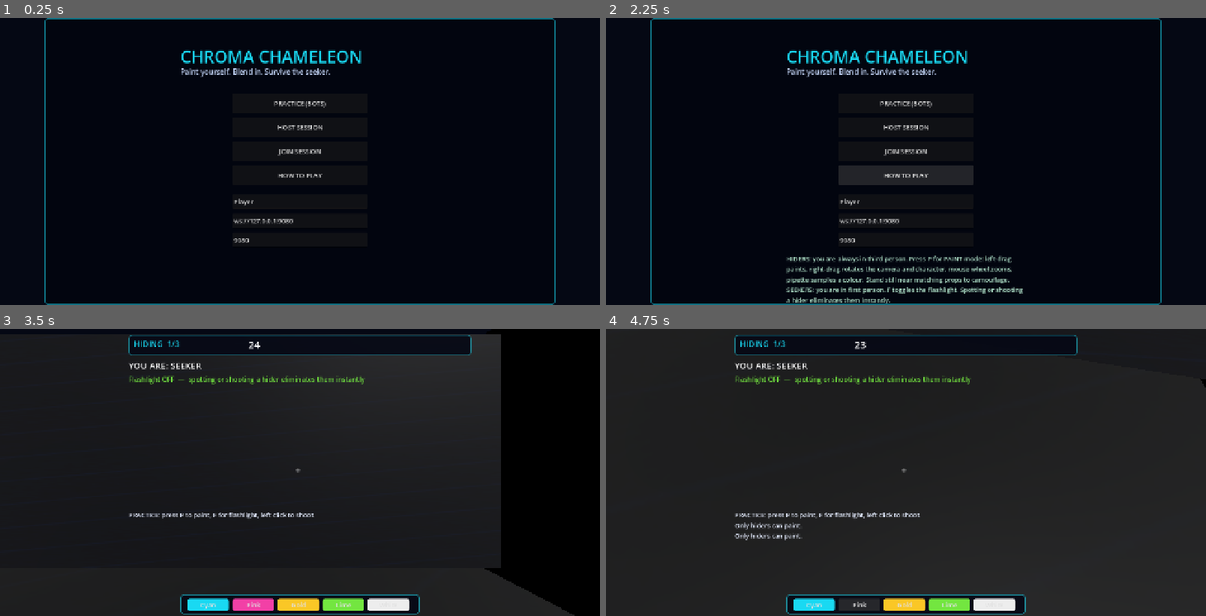
Above: before the commit, frames 1-4 (two rows, left to right).
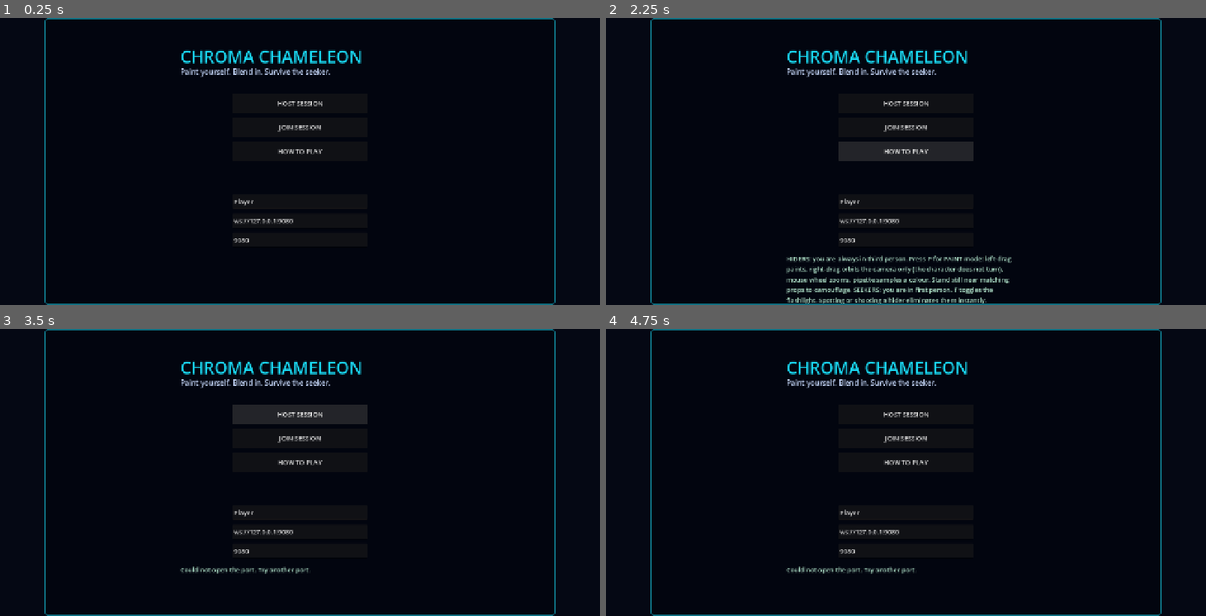
Above: after the commit, the same moments.

Repository: peakbuild112000/Project2
Game: Godot game, scene res://scenes/Main.tscn
Same seed, same stepped clock (60 frames per second), same inputs: the game is played once before the commit and once after it.
Inputs (mouse positions are in pixels of both pictures, inside the frame that each line leads up to):
- Up to frame 1 (0.25 s): no input
- Up to frame 2 (2.25 s): click "HOST SESSION" at 0.5 s; click "JOIN SESSION" at 1.25 s; click "HOW TO PLAY" at 2 s
- Up to frame 3 (3.5 s): click (300, 415) at 2.75 s, where only the run before the commit has a clickable "PRACTICE (BOTS)"
- Up to frame 4 (4.75 s): click (816, 604) at 3.5 s, where only the run before the commit has a clickable "Cyan"; click (858, 604) at 4.25 s, where only the run before the commit has a clickable "Pink"

The runs differ from the first frame. In frame 1, 0.4% of the frame differs, in the area x 45-55%, y 28-56%; in frame 2, 3.4%; in frame 3, 36%; in frame 4, 85%, in the area x 0-100%, y 0-100%.

Commit message:
Orbit camera without turning avatar and remove all bots

Diff:
--- a/scripts/Game.gd
+++ b/scripts/Game.gd
@@ -1,5 +1,5 @@
 extends Node
-## Main controller: menus, local input, bots, authoritative match and networking.
+## Main controller: menus, local input, authoritative match and networking.
 
 const World = preload("res://scripts/World.gd")
 const MatchLogic = preload("res://scripts/Match.gd")
@@ -19,7 +19,7 @@
 var flashlight: SpotLight3D
 var audio: AudioStreamPlayer
 
-var mode := "offline" # offline | host | client
+var mode := "menu" # menu | host | client
 var is_host := true
 var local_id := 1
 var running := false
@@ -45,6 +45,8 @@
 var _paint_hold := false
 var _orbit_hold := false
 var paint_zoom := 3.6
+var _orbit_yaw := 0.0
+var _orbit_pitch := 0.0
 var _shoot_cooldown := 0.0
 
 func _ready() -> void:
@@ -93,9 +95,7 @@
 	set_process(true)
 
 	var args: Array = OS.get_cmdline_user_args()
-	if args.has("--auto-practice"):
-		call_deferred("start_offline")
-	elif args.has("--auto-host"):
+	if args.has("--auto-host"):
 		call_deferred("start_host")
 		if args.has("--auto-start"):
 			call_deferred("_begin_host_match")
@@ -112,10 +112,9 @@
 
 func _on_ui(action: String, value: int) -> void:
 	match action:
-		"practice": start_offline()
 		"host": start_host()
 		"join": start_client()
-		"help": hud.set_menu_info("HIDERS: you are always in third person. Press P for PAINT mode: left-drag paints, right-drag rotates the camera and character, mouse wheel zooms, pipette samples a c …(171 unchanged characters)…
+		"help": hud.set_menu_info("HIDERS: you are always in third person. Press P for PAINT mode: left-drag paints, right-drag orbits the camera only (the character does not turn), mouse wheel zooms, pipette samples a c …(171 unchanged characters)…
 		"paint": try_preset_paint(value)
 		"pipette": _toggle_pipette()
 		"leave": leave_match()
@@ -176,7 +175,7 @@
 	world.build(scene_root, map)
 	map_index = map
 
-func _create_player(id: int, pname: String, is_bot: bool) -> void:
+func _create_player(id: int, pname: String) -> void:
 	if players.has(id):
 		return
 	var body := CharacterBody3D.new()
@@ -195,8 +194,7 @@
 	players[id] = {
 		"id": id, "name": pname, "x": body.position.x, "y": body.position.y,
 		"z": body.position.z, "yaw": 0.0, "color": Color.WHITE, "flash": false,
-		"camo": 0.0, "seen": false, "was_seen": false, "found": false, "bot": is_bot,
-		"bot_target": null,
+		"camo": 0.0, "seen": false, "was_seen": false, "found": false,
 		"input": {"fw": 0.0, "sd": 0.0, "sprint": false, "jump": false},
 	}
 
@@ -204,25 +202,6 @@
 	Input.set_mouse_mode(Input.MOUSE_MODE_CAPTURED)
 	palette_open = false
 	paused = false
-
-func start_offline() -> void:
-	_cleanup_match()
-	mode = "offline"
-	is_host = true
-	local_id = 1
-	running = true
-	logic = MatchLogic.new()
-	logic.setup([1, 2, 3, 4], 0)
-	_setup_world(0)
-	_create_player(1, hud.player_name(), false)
-	_create_player(2, "Bot Ada", true)
-	_create_player(3, "Bot Bix", true)
-	_create_player(4, "Bot Cy", true)
-	logic.start_round()
-	_after_new_round()
-	hud.show_game()
-	hud.log_line("PRACTICE: press P to paint, F for flashlight, left click to shoot.")
-	_capture()
 
 func start_host() -> void:
 	_cleanup_match()
@@ -240,8 +219,8 @@
 	logic = MatchLogic.new()
 	logic.setup([1], 0)
 	_setup_world(0)
-	_create_player(1, hud.player_name(), false)
-	hud.show_lobby("HOSTING on port %d.\nClients join with ws://<your-ip>:%d\nPress ENTER when everyone is in.\nBots fill empty slots." % [hud.host_port(), hud.host_port()])
+	_create_player(1, hud.player_name())
+	hud.show_lobby("HOSTING on port %d.\nClients join with ws://<your-ip>:%d\nAt least 2 real players are needed.\nPress ENTER when everyone is in." % [hud.host_port(), hud.host_port()])
 
 func _on_connection_state(ok: bool, detail: String) -> void:
 	print("NET: %s - %s" % [str(ok), detail])
@@ -253,10 +232,13 @@
 
 func _on_peer_connected(id: int) -> void:
 	print("PEER CONNECTED: %d" % id)
-	_create_player(id, "Guest %d" % id, false)
+	_create_player(id, "Guest %d" % id)
 	if not logic.ids.has(id):
 		logic.ids.append(id)
-	hud.set_menu_info("Player %d joined. %d connected. Press ENTER to start." % [id, logic.ids.size()])
+	if logic.ids.size() >= 2:
+		hud.set_menu_info("Player %d joined. %d connected. Press ENTER to start." % [id, logic.ids.size()])
+	else:
+		hud.set_menu_info("Player %d joined. Need 1 more real player." % id)
 	if running and logic != null:
 		_send_welcome(id)
 
@@ -274,10 +256,9 @@
 func _begin_host_match() -> void:
 	if logic == null or running:
 		return
-	while logic.ids.size() < 3:
-		var bid: int = 100 + logic.ids.size()
-		logic.ids.append(bid)
-		_create_player(bid, "Bot %d" % bid, true)
+	if logic.ids.size() < 2:
+		hud.set_menu_info("Need at least 2 real players. Wait for another player to join.")
+		return
 	logic.map_index = 0
 	logic.setup(logic.ids.duplicate(), 0)
 	for id in logic.ids:
@@ -371,7 +352,7 @@
 			_setup_world(m)
 			for raw in ids_raw:
 				var pid := int(raw)
-				_create_player(pid, str(names_raw.get(str(pid), "Player")), false)
+				_create_player(pid, str(names_raw.get(str(pid), "Player")))
 			running = true
 			print("WELCOME: id=%d players=%d map=%d" % [local_id, players.size(), m])
 			logic = MatchLogic.new()
@@ -415,7 +396,7 @@
 		if pid < 0:
 			continue
 		if not players.has(pid):
-			_create_player(pid, str(pd.get("n", "Player")), false)
+			_create_player(pid, str(pd.get("n", "Player")))
 		var st: Dictionary = players[pid]
 		st.name = str(pd.get("n", st.name))
 		st.x = float(pd.get("x", st.x))
@@ -544,7 +525,7 @@
 	else:
 		Net.send_to_host({"t": "paint_fill", "c": c.to_html(false)})
 	_play("paint")
-	hud.log_line("Couleur: %s" % Core.COLOR_NAMES[idx])
+	hud.log_line("Colour: %s" % Core.COLOR_NAMES[idx])
 
 func _set_paint_mode(on: bool) -> void:
 	if not running:
@@ -555,6 +536,9 @@
 	paint_mode = on
 	_paint_hold = false
 	_orbit_hold = false
+	if on:
+		_orbit_yaw = _yaw
+		_orbit_pitch = _pitch
 	hud.set_paint_mode(on)
 	if views.has(local_id):
 		views[local_id].avatar.node.visible = _role_of(local_id) == "HIDER"
@@ -695,52 +679,6 @@
 		if logic.phase == "round_end":
 			_on_phase_change("round_end")
 
-func _bot_input(st: Dictionary, delta: float) -> Dictionary:
-	var inp := {"fw": 0.0, "sd": 0.0, "sprint": false, "jump": false}
-	var here := Vector3(st.x, 0, st.z)
-	if _role_of(st.id) == "SEEKER":
-		var target := -1
-		var best := 1.0e9
-		for id in players:
-			if id == st.id or logic.found.get(id, false):
-				continue
-			var other: Dictionary = players[id]
-			var d := here.distance_to(Vector3(other.x, 0, other.z))
-			if d < best:
-				best = d
-				target = id
-		if target >= 0:
-			var t: Dictionary = players[target]
-			var to := Vector3(t.x, 0, t.z) - here
-			var want: float = atan2(-to.x, -to.z)
-			st.yaw = lerp_angle(st.yaw, want, clampf(delta * 2.4, 0, 1))
-			st.flash = true
-			if best > 2.4:
-				inp.fw = 1.0
-			elif logic.phase == "seeking":
-				_resolve_shot(st.id)
-		else:
-			inp.fw = 0.35
-	else:
-		if st.bot_target == null and not world.props.is_empty():
-			st.bot_target = world.props[randi() % world.props.size()]
-			var pc: Color = Core.COLORS[int(st.bot_target.color)]
-			var dcol := Vector4(st.color.r - pc.r, st.color.g - pc.g, st.color.b - pc.b, 0)
-			if dcol.length() > 0.05:
-				_apply_fill(st.id, pc)
-		if st.bot_target != null:
-			var goal: Vector3 = st.bot_target.pos
-			var goal_flat := Vector3(goal.x, 0, goal.z)
-			var d := here.distance_to(goal_flat)
-			if d > 1.8:
-				var to := goal_flat - here
-				var want: float = atan2(-to.x, -to.z)
-				st.yaw = lerp_angle(st.yaw, want, clampf(delta * 2.0, 0, 1))
-				inp.fw = 0.75
-			else:
-				inp.fw = 0.0
-	return inp
-
 func _simulate(delta: float) -> void:
 	for id in players:
 		var st: Dictionary = players[id]
@@ -749,8 +687,6 @@
 			body.velocity = Vector3.ZERO
 			continue
 		var inp: Dictionary = st.input
-		if st.bot:
-			inp = _bot_input(st, delta)
 		var yaw := float(st.yaw)
 		var fwd := Vector3(-sin(yaw), 0, -cos(yaw))
 		var right := Vector3(cos(yaw), 0, -sin(yaw))
@@ -819,7 +755,6 @@
 		st.flash = false
 		st.seen = false
 		st.was_seen = false
-		st.bot_target = null
 		_apply_fill(int(id), Color.WHITE)
 		var body: CharacterBody3D = views[id].body
 		body.position = world.spawn(int(id) % 8)
@@ -873,7 +808,7 @@
 			body.position = Vector3(st.x, st.y, st.z)
 		elif not is_host:
 			body.position = body.position.lerp(Vector3(st.x, st.y, st.z), clampf(delta * 12.0, 0, 1))
-		# The character always turns with the camera / look direction.
+		# The character follows the player's yaw, not the PAINT camera orbit.
 		body.rotation.y = float(st.yaw)
 		var avatar: Dictionary = v.avatar
 		avatar.node.visible = (id != local_id) or (_role_of(id) == "HIDER")
@@ -890,9 +825,12 @@
 		var b: CharacterBody3D = views[local_id].body
 		if local_role == "HIDER":
 			# Hiders always see their own avatar from a third-person camera.
+			# In PAINT mode the camera uses its own orbit angles, so orbiting
+			# never changes the direction the character is facing.
 			var dist := paint_zoom if paint_mode else 4.2
-			var cp := clampf(_pitch, -0.45, 0.75)
-			var off := Vector3(sin(_yaw) * cos(cp), sin(cp) + 0.25, cos(_yaw) * cos(cp)) * dist
+			var cy := _orbit_yaw if paint_mode else _yaw
+			var cp := clampf(_orbit_pitch if paint_mode else _pitch, -0.45, 0.75)
+			var off := Vector3(sin(cy) * cos(cp), sin(cp) + 0.25, cos(cy) * cos(cp)) * dist
 			camera.position = b.position + Vector3(0, 1.1, 0) + off
 			camera.look_at(b.position + Vector3(0, 1.1, 0))
 		else:
@@ -932,18 +870,30 @@
 		return
 	_shoot_cooldown = maxf(0.0, _shoot_cooldown - delta)
 
-	# Paint mode keeps the match alive (bots, timers, network) but the painter
+	# Paint mode keeps the match alive (timers, network) but the painter
 	# stands still so the avatar is easy to hit with the brush.
 	var frozen := paint_mode
 
-	if _keys.get(KEY_LEFT, false):
-		_yaw += 2.0 * delta
-	if _keys.get(KEY_RIGHT, false):
-		_yaw -= 2.0 * delta
-	if _keys.get(KEY_UP, false):
-		_pitch = clampf(_pitch + 1.5 * delta, -1.2, 1.2)
-	if _keys.get(KEY_DOWN, false):
-		_pitch = clampf(_pitch - 1.5 * delta, -1.2, 1.2)
+	# Arrow keys follow the same rule: in PAINT mode they orbit the camera,
+	# outside PAINT mode they turn the player's look direction.
+	if paint_mode:
+		if _keys.get(KEY_LEFT, false):
+			_orbit_yaw += 2.0 * delta
+		if _keys.get(KEY_RIGHT, false):
+			_orbit_yaw -= 2.0 * delta
+		if _keys.get(KEY_UP, false):
+			_orbit_pitch = clampf(_orbit_pitch + 1.5 * delta, -0.45, 0.75)
+		if _keys.get(KEY_DOWN, false):
+			_orbit_pitch = clampf(_orbit_pitch - 1.5 * delta, -0.45, 0.75)
+	else:
+		if _keys.get(KEY_LEFT, false):
+			_yaw += 2.0 * delta
+		if _keys.get(KEY_RIGHT, false):
+			_yaw -= 2.0 * delta
+		if _keys.get(KEY_UP, false):
+			_pitch = clampf(_pitch + 1.5 * delta, -1.2, 1.2)
+		if _keys.get(KEY_DOWN, false):
+			_pitch = clampf(_pitch - 1.5 * delta, -1.2, 1.2)
 
 	if is_host:
 		if players.has(local_id):
@@ -1026,9 +976,10 @@
 				if _paint_hold:
 					_paint_at(m.position)
 				elif _orbit_hold:
-					# Right-drag orbits the third-person camera in PAINT mode.
-					_yaw -= m.relative.x * 0.006
-					_pitch = clampf(_pitch - m.relative.y * 0.006, -0.45, 0.75)
+					# Right-drag orbits the camera only. The character keeps
+					# its own yaw, so it does not turn with the brush view.
+					_orbit_yaw -= m.relative.x * 0.006
+					_orbit_pitch = clampf(_orbit_pitch - m.relative.y * 0.006, -0.45, 0.75)
 			elif Input.get_mouse_mode() == Input.MOUSE_MODE_CAPTURED:
 				_yaw -= m.relative.x * 0.0026
 				_pitch = clampf(_pitch - m.relative.y * 0.0026, -1.2, 1.2)
--- a/scripts/HUD.gd
+++ b/scripts/HUD.gd
@@ -146,10 +146,9 @@
 	var bg := _panel(menu_group, -640, -360, 1280, 720, 0.5, 0.5, Color(0.01, 0.02, 0.06, 0.95))
 	_label(bg, "CHROMA CHAMELEON", -300, -292, 600, 58, 0.5, 0.5, 42, Color(0.10, 0.85, 0.95))
 	_label(bg, "Paint yourself. Blend in. Survive the seeker.", -300, -238, 600, 30, 0.5, 0.5, 18, Color(0.75, 0.82, 0.95))
-	_button(bg, "PRACTICE (BOTS)", "practice", 0, -170, -170, 340, 48, 0.5, 0.5)
-	_button(bg, "HOST SESSION", "host", 0, -170, -110, 340, 48, 0.5, 0.5)
-	_button(bg, "JOIN SESSION", "join", 0, -170, -50, 340, 48, 0.5, 0.5)
-	_button(bg, "HOW TO PLAY", "help", 0, -170, 10, 340, 48, 0.5, 0.5)
+	_button(bg, "HOST SESSION", "host", 0, -170, -170, 340, 48, 0.5, 0.5)
+	_button(bg, "JOIN SESSION", "join", 0, -170, -110, 340, 48, 0.5, 0.5)
+	_button(bg, "HOW TO PLAY", "help", 0, -170, -50, 340, 48, 0.5, 0.5)
 	name_edit = _input_line(bg, "Your name", "Player", -170, 82, 340, 38)
 	url_edit = _input_line(bg, "ws://host:9080", "ws://127.0.0.1:9080", -170, 130, 340, 38)
 	port_edit = _input_line(bg, "Port", "9080", -170, 178, 340, 38)
@@ -202,7 +201,7 @@
 		bb.add_theme_stylebox_override("normal", bsb)
 		bb.pressed.connect(_on_brush_pressed.bind(i))
 		brush_buttons.append(bb)
-	_label(paint_panel, "Left-drag: paint  •  Right-drag: rotate  •  Wheel: zoom  •  Pipette: rendered colour (shadows included)  •  P: exit", -305, 42, 610, 24, 0.5, 0.5, 12, Color(0.70, 0.80, 0.95))
+	_label(paint_panel, "Left-drag: paint  •  Right-drag: orbit camera only  •  Wheel: zoom  •  Pipette: rendered colour (shadows included)  •  P: exit", -305, 42, 610, 24, 0.5, 0.5, 12, Color(0.70, 0.80, 0.95))
 	paint_panel.visible = false
 
 func _build_result() -> void:
